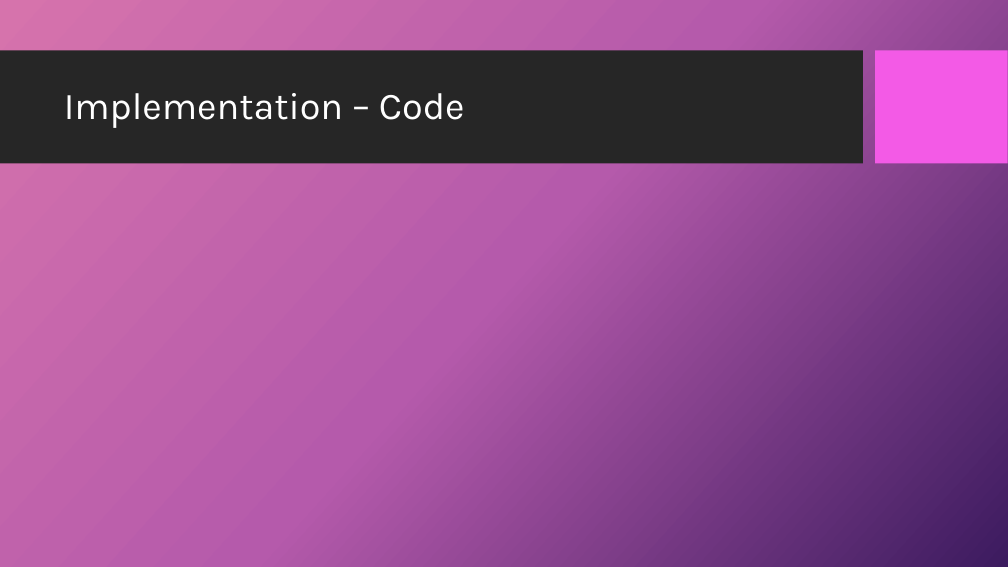
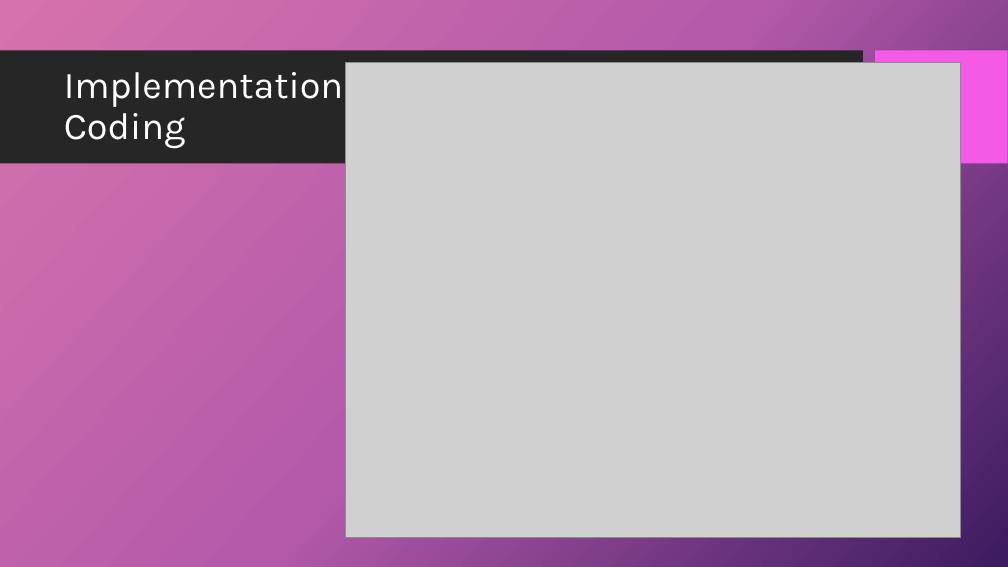
Before and after one commit to dandz12/ECE411-Practicum-Project, a slide deck: slide 14 of ECE411 - Final Presentation.pptx (slide 16 before the commit). Drawn at 1008x567 pixels with LibreOffice and Linux fonts; fonts in the diff are those of the drawing; grey boxes stand for pictures; background and template pictures are left out. Boxes give left, top, right and bottom in pixels: in the first picture for what was removed or moved away, otherwise in the second. Text is boxed around its words. In the diff, an @@ line names an element or a change of style, - is before the commit and + after.

```diff
--- a/ECE411 - Final Presentation.pptx
+++ b/ECE411 - Final Presentation.pptx
@@ title at box(64, 72, 343, 149): text changed @@
-Implementation – Code
+Implementation
+Coding
@@ picture added at box(346, 62, 960, 537) @@
```
Also in this commit, not shown: 13 other slides changed, 6 slides added, 5 slides removed, 1 other file.
